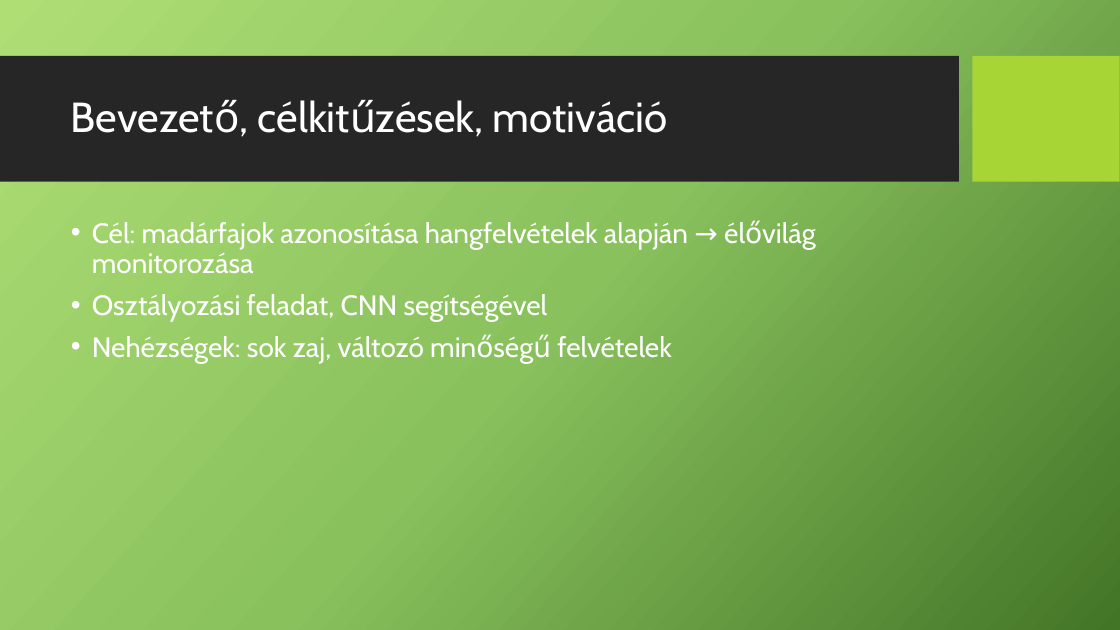
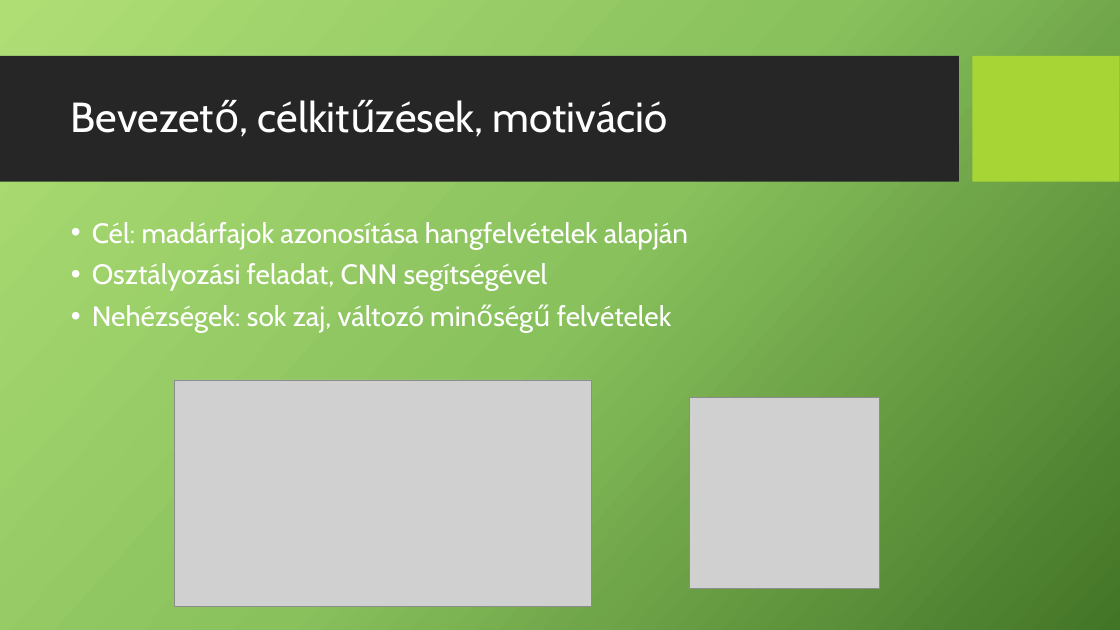
Before and after one commit to nagocs/birdclef-challenge, a slide deck: slide 2 of docs/AMV.pptx. Drawn at 1120x630 pixels with LibreOffice and Linux fonts; fonts in the diff are those of the drawing; grey boxes stand for pictures; background and template pictures are left out. Boxes give left, top, right and bottom in pixels: in the first picture for what was removed or moved away, otherwise in the second. Text is boxed around its words. In the diff, an @@ line names an element or a change of style, - is before the commit and + after.

```diff
--- a/docs/AMV.pptx
+++ b/docs/AMV.pptx
@@ text at (92,222,688,249): text changed @@
-• Cél: madárfajok azonosítása hangfelvételek alapján → élővilág monitorozása
+• Cél: madárfajok azonosítása hangfelvételek alapján
@@ picture added at (175,380,592,606) @@
@@ picture added at (690,398,881,589) @@
```
Also in this commit, not shown: 3 other slides changed.
